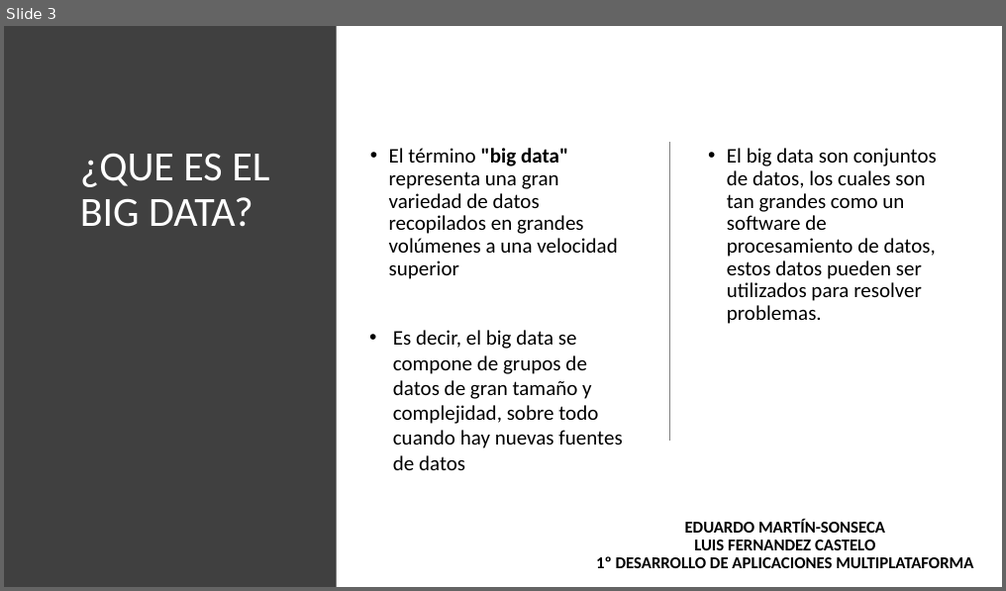
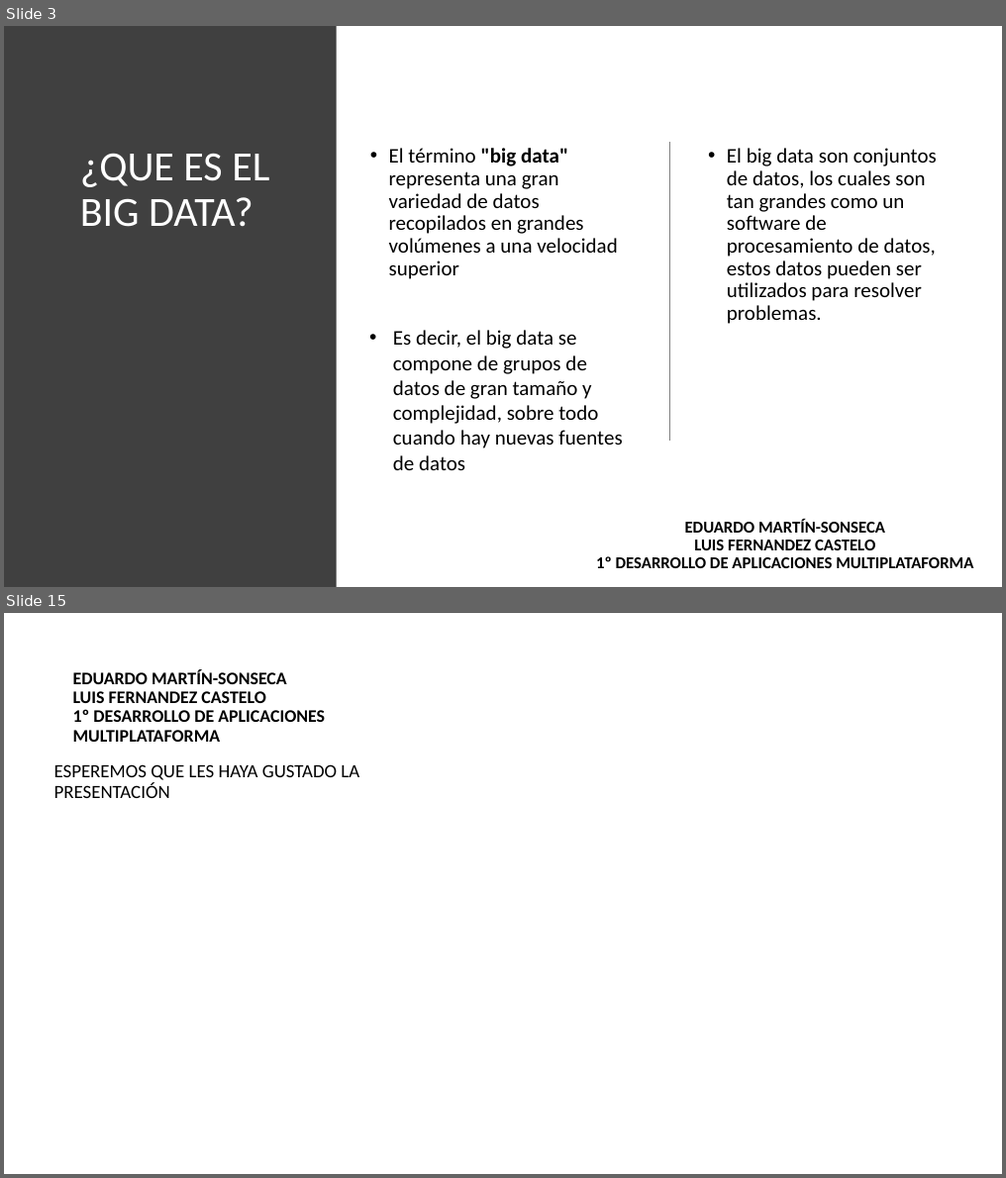
Before and after one commit to maraloeDev/Grado_SuperiorDAM, a slide deck: Bases de Datos/1º Evaluación/Ejercicios/Ejercicio2/Explotación de bases de datos Big Data.pptx. Shown one above the other, each under a label of ours: slide 3 before the commit, slides 3 and 15 after it; the slides between them are not shown. The pictures are 1006x591 and 1006x1178 pixels, drawn with LibreOffice and Linux fonts; fonts in the diff are those of the drawing; background and template pictures are left out. Boxes give left, top, right and bottom in pixels: in the first picture for what was removed or moved away, otherwise in the second. Text is boxed around its words. In the diff, an @@ line names an element or a change of style, - is before the commit and + after.

```diff
--- a/Bases de Datos/1º Evaluación/Ejercicios/Ejercicio2/Explotación de bases de datos Big Data.pptx
+++ b/Bases de Datos/1º Evaluación/Ejercicios/Ejercicio2/Explotación de bases de datos Big Data.pptx
@@ slide 15 added at <box>4,613,1002,1174</box>, background picture (left out) @@
@@ freeform shape added at <box>4,613,463,1091</box>, fill #FFFFFF at 50% opacity @@
@@ freeform shape added at <box>4,613,450,1075</box>, fill #FFFFFF at 75% opacity @@
@@ text added at <box>73,669,325,742</box>, 17 pt, text #000000, bold @@
+EDUARDO MARTÍN-SONSECA
+LUIS FERNANDEZ CASTELO
+1º DESARROLLO DE APLICACIONES MULTIPLATAFORMA
@@ text added at <box>54,764,359,798</box>, 18 pt, text #000000 @@
+ESPEREMOS QUE LES HAYA GUSTADO LA PRESENTACIÓN
```
Also in this commit, not shown: 4 slides changed, 7 other slides added, 1 slide removed, 2 other files.
